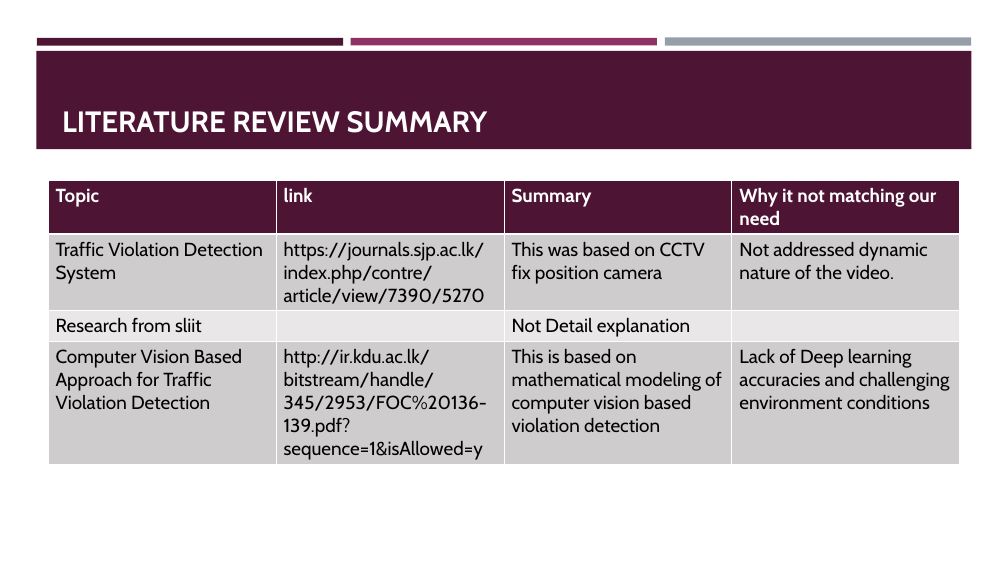
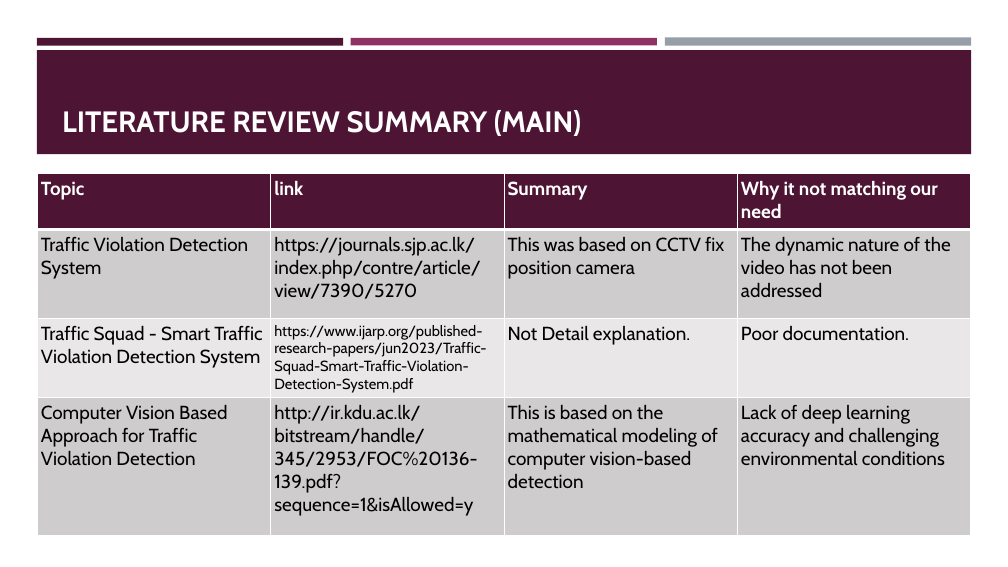
Before and after one commit to prageethmadhu/LVLane, a slide deck: slide 4 of DEMO/progress_report.pptx. Drawn at 1008x567 pixels with LibreOffice and Linux fonts; fonts in the diff are those of the drawing. Boxes give left, top, right and bottom in pixels: in the first picture for what was removed or moved away, otherwise in the second. Text is boxed around its words. In the diff, an @@ line names an element or a change of style, - is before the commit and + after.

```diff
--- a/DEMO/progress_report.pptx
+++ b/DEMO/progress_report.pptx
@@ rectangle: place and size @@
-rectangle at [36,51,972,149]
+rectangle at [37,50,972,154]
@@ title at [62,110,581,136]: text changed @@
-LITERATURE REVIEW SUMMARY
+LITERATURE REVIEW SUMMARY (MAIN)
@@ table at [37,173,972,535] @@
-row 2, column 4: Not addressed dynamic nature of the video.
+row 2, column 4: The dynamic nature of the video has not been addressed
-row 3: Research from sliit |  | Not Detail explanation | 
+row 3: Traffic Squad - Smart Traffic Violation Detection System | https://www.ijarp.org/published-research-papers/jun2023/Traffic-Squad-Smart-Traffic-Violation-Detection-System.pdf | Not Detail explanation. | Poor documentation.
-row 4, column 3: This is based on mathematical modeling of computer vision based violation detection
+row 4, column 3: This is based on the mathematical modeling of computer vision-based detection
-row 4, column 4: Lack of Deep learning accuracies and challenging environment conditions
+row 4, column 4: Lack of deep learning accuracy and challenging environmental conditions
@@ table: place and size @@
-table at [48,181,962,464]
+table at [37,173,972,535]
```
Also in this commit, not shown: 7 other slides changed, 2 slides added.
